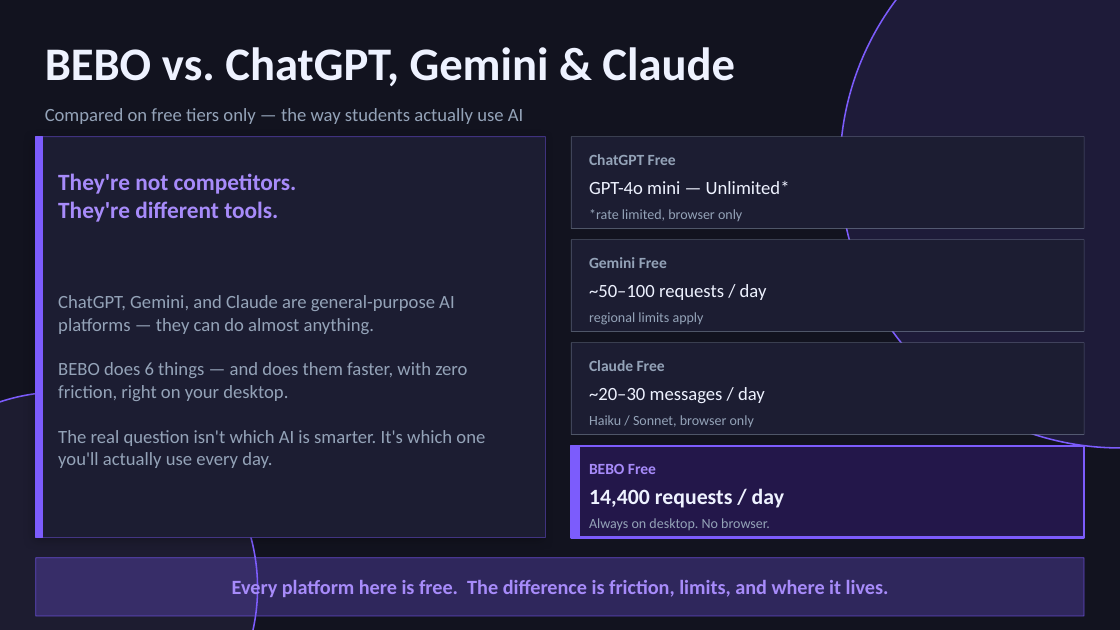
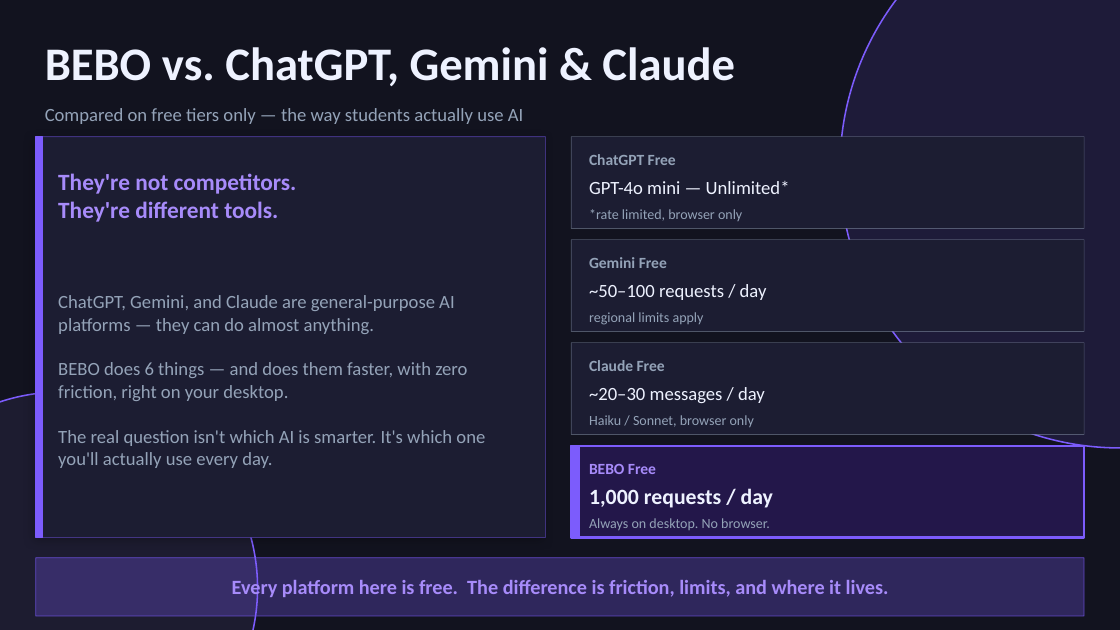
Before and after one commit to bhavik8025/BEBO-the-PET, a slide deck: slide 16 of BEBO-Pitch-Deck.pptx. Drawn at 1120x630 pixels with LibreOffice and Linux fonts; fonts in the diff are those of the drawing. Boxes give left, top, right and bottom in pixels: in the first picture for what was removed or moved away, otherwise in the second. Text is boxed around its words. In the diff, an @@ line names an element or a change of style, - is before the commit and + after.

```diff
--- a/BEBO-Pitch-Deck.pptx
+++ b/BEBO-Pitch-Deck.pptx
@@ text at bbox=[589, 488, 773, 508]: text changed @@
-14,400 requests / day
+1,000 requests / day
```
Also in this commit, not shown: 12 other slides changed, 17 other files.
